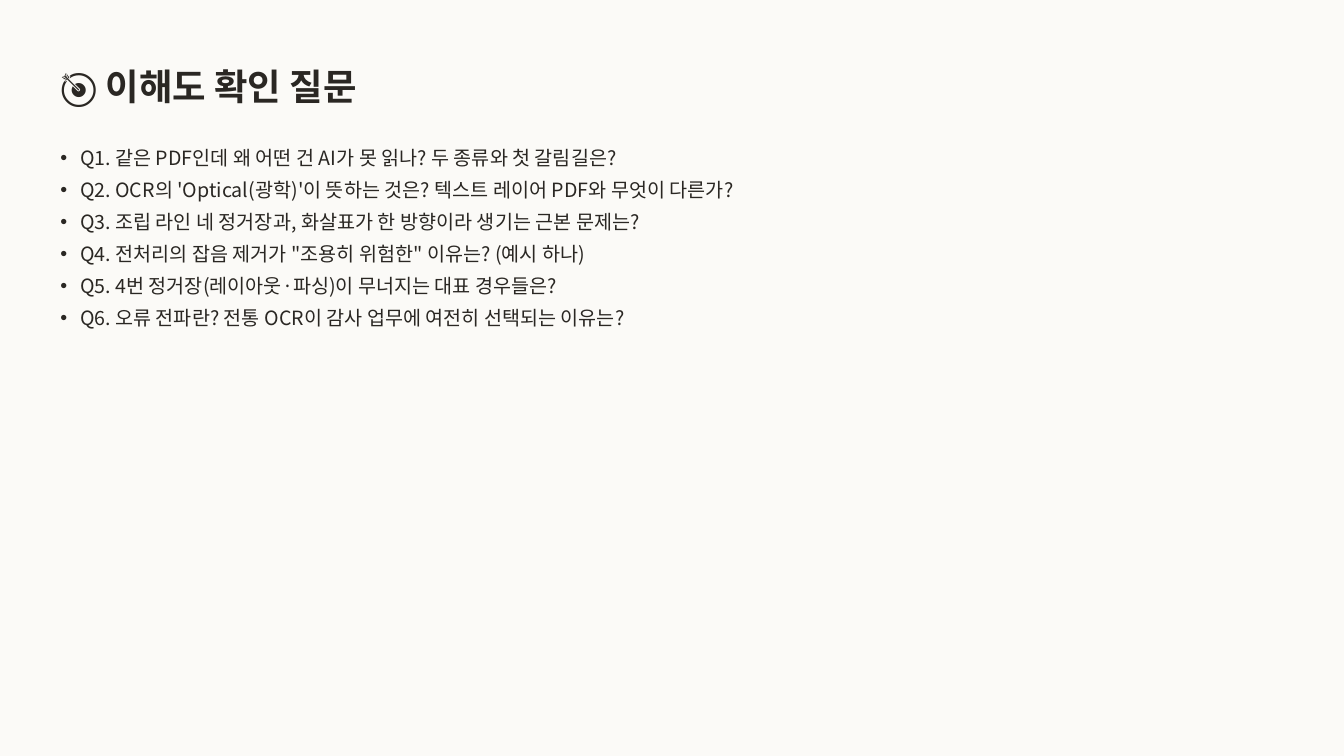
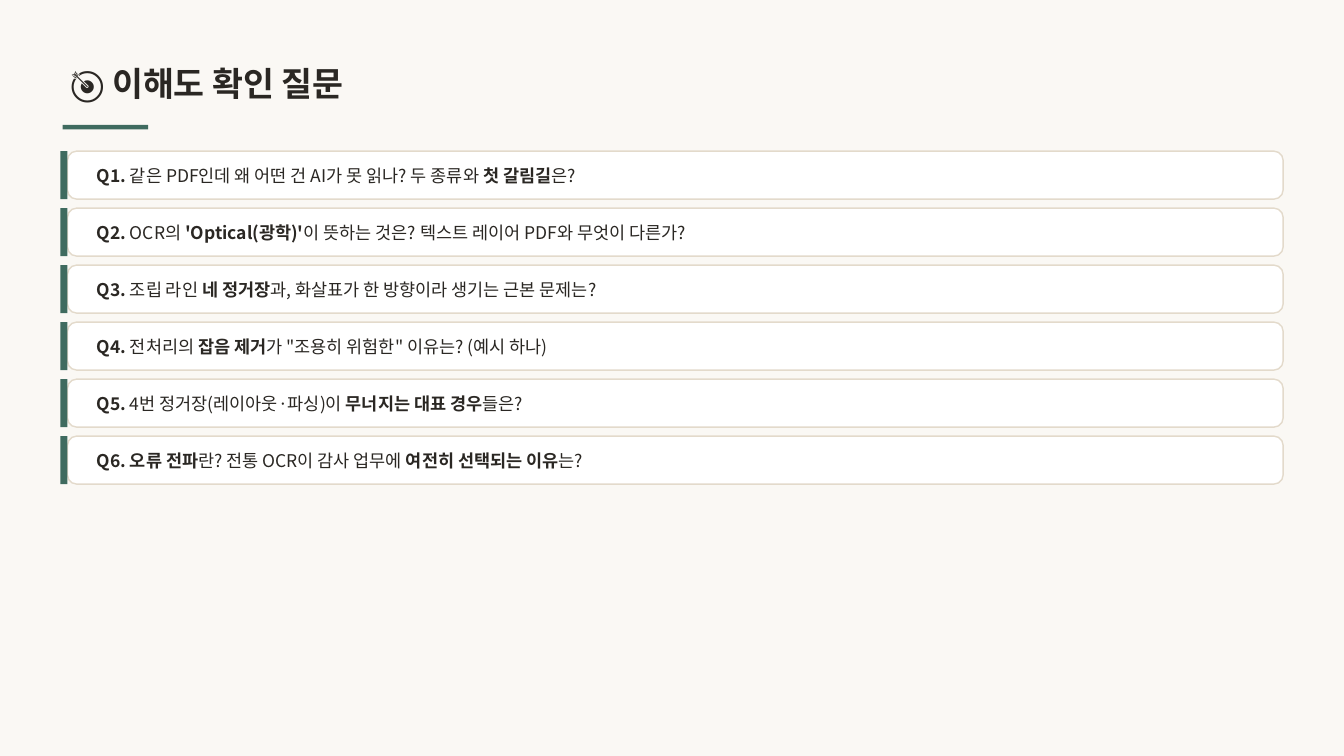
Before and after one commit to inseoklee-ai/study-room, a slide deck: slide 24 of ocr-pipeline/ocr-pipeline.pptx. Drawn at 1344x756 pixels with LibreOffice and Linux fonts; fonts in the diff are those of the drawing. Boxes give left, top, right and bottom in pixels: in the first picture for what was removed or moved away, otherwise in the second. Text is boxed around its words. In the diff, an @@ line names an element or a change of style, - is before the commit and + after.

```diff
--- a/ocr-pipeline/ocr-pipeline.pptx
+++ b/ocr-pipeline/ocr-pipeline.pptx
@@ background #FBFAF7 to #FAF8F4 @@
@@ text "🎯 이해도 확인 질문" at (112, 67, 344, 99): size 26 to 24 pt @@
@@ rectangle added at (63, 125, 148, 129), fill #3F6B5F @@
@@ text removed at (80, 148, 734, 329) @@
-• Q1. 같은 PDF인데 왜 어떤 건 AI가 못 읽나? 두 종류와 첫 갈림길은?
-• Q2. OCR의 'Optical(광학)'이 뜻하는 것은? 텍스트 레이어 PDF와 무엇이 다른가?
-• Q3. 조립 라인 네 정거장과, 화살표가 한 방향이라 생기는 근본 문제는?
-• Q4. 전처리의 잡음 제거가 "조용히 위험한" 이유는? (예시 하나)
-• Q5. 4번 정거장(레이아웃·파싱)이 무너지는 대표 경우들은?
-• Q6. 오류 전파란? 전통 OCR이 감사 업무에 여전히 선택되는 이유는?
@@ rectangle added at (60, 151, 68, 200), fill #3F6B5F @@
@@ rounded rectangle added at (68, 151, 1284, 200), fill #FFFFFF, outline #E3DACB 1 pt @@
@@ text added at (97, 167, 576, 186), 12.5 pt, text #2A2723 @@
+Q1. 같은 PDF인데 왜 어떤 건 AI가 못 읽나? 두 종류와 첫 갈림길은?
@@ rectangle added at (60, 209, 68, 257), fill #3F6B5F @@
@@ rounded rectangle added at (68, 209, 1284, 257), fill #FFFFFF, outline #E3DACB 1 pt @@
@@ text added at (97, 224, 686, 243), 12.5 pt, text #2A2723 @@
+Q2. OCR의 'Optical(광학)'이 뜻하는 것은? 텍스트 레이어 PDF와 무엇이 다른가?
@@ rectangle added at (60, 265, 68, 314), fill #3F6B5F @@
@@ rounded rectangle added at (68, 265, 1284, 314), fill #FFFFFF, outline #E3DACB 1 pt @@
@@ text added at (97, 281, 597, 300), 12.5 pt, text #2A2723 @@
+Q3. 조립 라인 네 정거장과, 화살표가 한 방향이라 생기는 근본 문제는?
@@ rectangle added at (60, 323, 68, 371), fill #3F6B5F @@
@@ rounded rectangle added at (68, 323, 1284, 371), fill #FFFFFF, outline #E3DACB 1 pt @@
@@ text added at (97, 338, 548, 357), 12.5 pt, text #2A2723 @@
+Q4. 전처리의 잡음 제거가 "조용히 위험한" 이유는? (예시 하나)
@@ rectangle added at (60, 379, 68, 427), fill #3F6B5F @@
@@ rounded rectangle added at (68, 379, 1284, 427), fill #FFFFFF, outline #E3DACB 1 pt @@
@@ text added at (97, 395, 523, 414), 12.5 pt, text #2A2723 @@
+Q5. 4번 정거장(레이아웃·파싱)이 무너지는 대표 경우들은?
@@ rectangle added at (60, 437, 68, 485), fill #3F6B5F @@
@@ rounded rectangle added at (68, 437, 1284, 485), fill #FFFFFF, outline #E3DACB 1 pt @@
@@ text added at (97, 452, 583, 471), 12.5 pt, text #2A2723, bold @@
+Q6. 오류 전파란? 전통 OCR이 감사 업무에 여전히 선택되는 이유는?
```
Also in this commit, not shown: 25 other slides changed, 19 other files.
